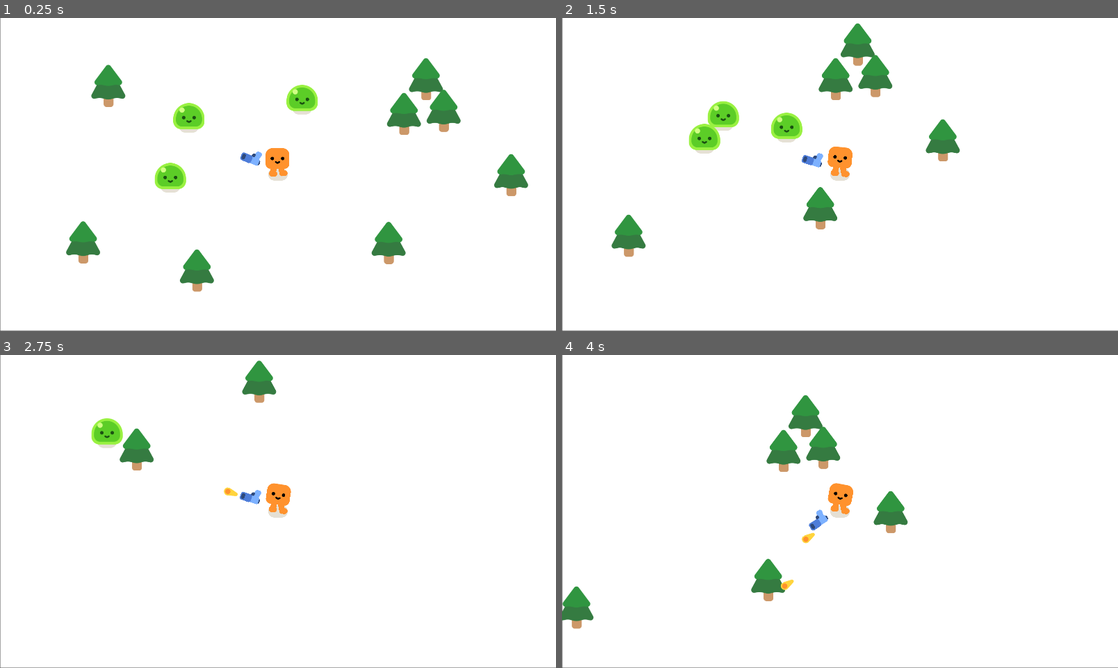
Above: before the commit, frames 1-4 (two rows, left to right).
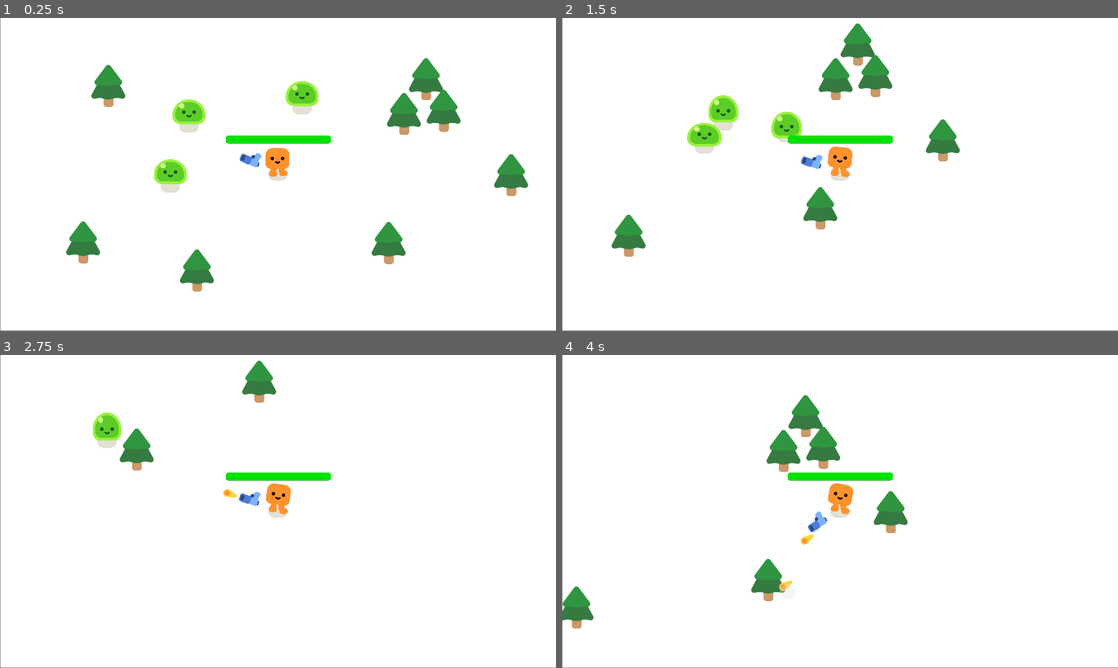
Above: after the commit, the same moments.

Repository: keliang5/FInal-Project
Game: Godot game, scene res://survivors_games.tscn
Two runs of this game, one before a commit and one after it. Both use one fixed random seed, a clock stepped at 60 frames per second and the inputs below.
Inputs:
- Up to frame 1 (0.25 s): no input
- Up to frame 2 (1.5 s): hold D (move_right) 0.53-1.28 s; hold S (move_down) from 1.28 s (still down)
- Up to frame 3 (2.75 s): release S (move_down) at 2.03 s; hold D (move_right) from 2.03 s (still down)
- Up to frame 4 (4 s): release D (move_right) at 2.78 s; hold W (move_up) 2.78-3.53 s; hold A (move_left) from 3.53 s (still down)

The runs differ from the first frame. In frame 1, 1.5% of the frame differs, in the area x 27-60%, y 20-55%; in frame 2, 1.2%; in frame 3, 0.9%; in frame 4, 0.7%.

Commit message:
Starting random mob spawn

Diff:
--- a/gun.tscn
+++ b/gun.tscn
@@ -4,7 +4,7 @@
 [ext_resource type="Texture2D" uid="uid://cswb5do8rrj7q" path="res://pistol/pistol.png" id="1_kipjl"]
 
 [sub_resource type="CircleShape2D" id="CircleShape2D_o6ggb"]
-radius = 738.456
+radius = 609.21
 
 [node name="Gun" type="Area2D"]
 collision_layer = 0
--- a/mob.gd
+++ b/mob.gd
@@ -4,7 +4,8 @@
 
 @onready var player = get_node("/root/Game/Player")
 
-
+func _ready():
+	%Slime.play_walk()
 
 
 func _physics_process(delta):
@@ -14,5 +15,12 @@
 
 func take_damage():
 	health -=1
+	%Slime.play_hurt()
+
 	if health == 0:
 		queue_free()
+
+		const SMOKE_SCENE = preload("res://smoke_explosion/smoke_explosion.tscn")
+		var smoke = SMOKE_SCENE.instantiate()
+		get_parent().add_child(smoke)
+		smoke.global_position = global_position
--- a/mob.tscn
+++ b/mob.tscn
@@ -12,6 +12,7 @@
 script = ExtResource("1_ptgy1")
 
 [node name="Slime" parent="." instance=ExtResource("1_wawn0")]
+unique_name_in_owner = true
 position = Vector2(-4, -7)
 
 [node name="CollisionShape2D" type="CollisionShape2D" parent="."]
--- a/player.gd
+++ b/player.gd
@@ -1,4 +1,7 @@
 extends CharacterBody2D
+
+signal health_depleted
+var health= 100.0
 
 
 func _physics_process(delta):
@@ -10,3 +13,11 @@
 		$HappyBoo.play_walk_animation()
 	else:
 		$HappyBoo.play_idle_animation()
+
+	const DAMAGE_RATE = 5.0
+	var overlapping_mobs = %Hurtbox.get_overlapping_bodies()
+	if overlapping_mobs.size() > 0:
+		health -= DAMAGE_RATE * overlapping_mobs.size() * delta
+		%ProgressBar.value = health
+	if health <= 0.0:
+		health_depleted.emit()
--- a/player.tscn
+++ b/player.tscn
@@ -6,6 +6,23 @@
 
 [sub_resource type="CircleShape2D" id="CircleShape2D_ejjsg"]
 radius = 34.1321
+
+[sub_resource type="CircleShape2D" id="CircleShape2D_doobe"]
+radius = 39.2046
+
+[sub_resource type="StyleBoxFlat" id="StyleBoxFlat_m2rvm"]
+bg_color = Color(0.0196078, 0, 0.0823529, 1)
+corner_radius_top_left = 8
+corner_radius_top_right = 8
+corner_radius_bottom_right = 8
+corner_radius_bottom_left = 8
+
+[sub_resource type="StyleBoxFlat" id="StyleBoxFlat_j1tbr"]
+bg_color = Color(0, 0.890196, 0, 1)
+corner_radius_top_left = 8
+corner_radius_top_right = 8
+corner_radius_bottom_right = 8
+corner_radius_bottom_left = 8
 
 [node name="Player" type="CharacterBody2D"]
 script = ExtResource("1_hm35h")
@@ -20,4 +37,26 @@
 [node name="Camera2D" type="Camera2D" parent="."]
 
 [node name="Gun" parent="." instance=ExtResource("3_6g6rp")]
-position = Vector2(1, -28)
+position = Vector2(-2, -21)
+
+[node name="Hurtbox" type="Area2D" parent="."]
+unique_name_in_owner = true
+collision_layer = 0
+collision_mask = 2
+
+[node name="CollisionShape2D" type="CollisionShape2D" parent="Hurtbox"]
+position = Vector2(1, -7)
+rotation = -0.0358384
+shape = SubResource("CircleShape2D_doobe")
+debug_color = Color(1, 0, 0.0980392, 0.419608)
+
+[node name="ProgressBar" type="ProgressBar" parent="."]
+unique_name_in_owner = true
+offset_left = -180.0
+offset_top = -134.0
+offset_right = 182.0
+offset_bottom = -107.0
+theme_override_styles/background = SubResource("StyleBoxFlat_m2rvm")
+theme_override_styles/fill = SubResource("StyleBoxFlat_j1tbr")
+value = 100.0
+show_percentage = false
--- a/survivors_games.tscn
+++ b/survivors_games.tscn
@@ -1,8 +1,14 @@
-[gd_scene load_steps=4 format=3 uid="uid://cwjcuojjpkltw"]
+[gd_scene load_steps=5 format=3 uid="uid://cwjcuojjpkltw"]
 
 [ext_resource type="PackedScene" uid="uid://c1gc76xdtdhy1" path="res://player.tscn" id="1_bp32l"]
 [ext_resource type="PackedScene" uid="uid://cvxdlnpn8k2gl" path="res://pine_tree.tscn" id="2_dm7w5"]
 [ext_resource type="PackedScene" uid="uid://bplt7reqws5x6" path="res://mob.tscn" id="2_n7o1d"]
+
+[sub_resource type="Curve2D" id="Curve2D_5ycli"]
+_data = {
+"points": PackedVector2Array(0, 0, 0, 0, -248, -153, 0, 0, 0, 0, 2125, -144, 0, 0, 0, 0, 2140, 1183, 0, 0, 0, 0, -248, -153, 0, 0, 0, 0, -246.005, 1183)
+}
+point_count = 5
 
 [node name="Game" type="Node2D"]
 y_sort_enabled = true
@@ -50,3 +56,10 @@
 
 [node name="PineTree8" parent="." instance=ExtResource("2_dm7w5")]
 position = Vector2(669, 980)
+
+[node name="Path2D" type="Path2D" parent="."]
+position = Vector2(-5.37688, 7.55838)
+scale = Vector2(1.00251, 1.0494)
+curve = SubResource("Curve2D_5ycli")
+
+[node name="PathFollow2D" type="PathFollow2D" parent="."]
Not shown: 1 places in player.tscn that only renumber resources
